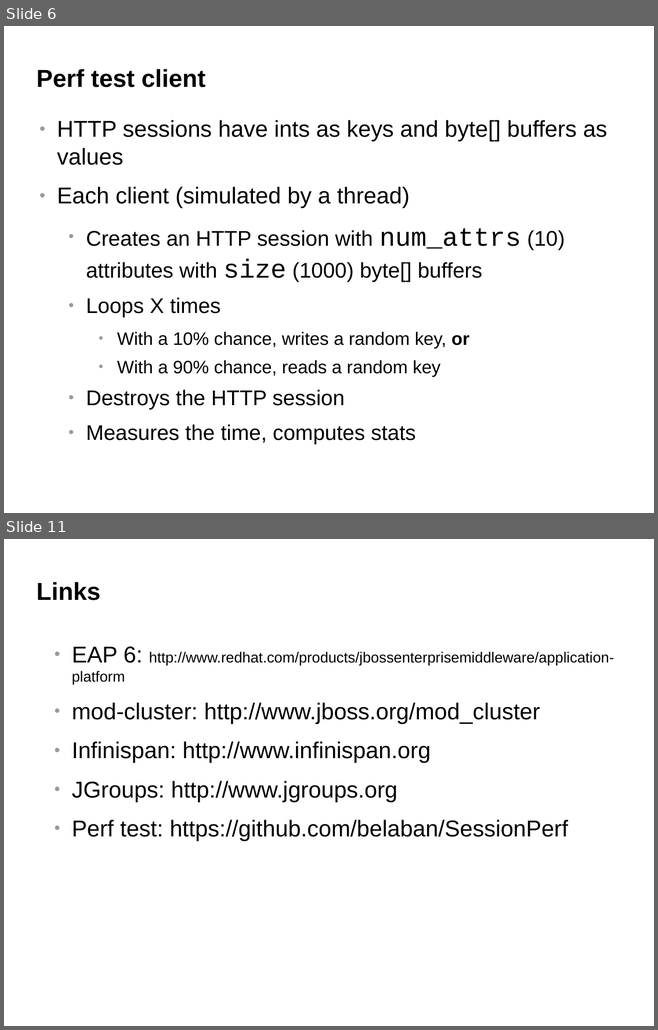
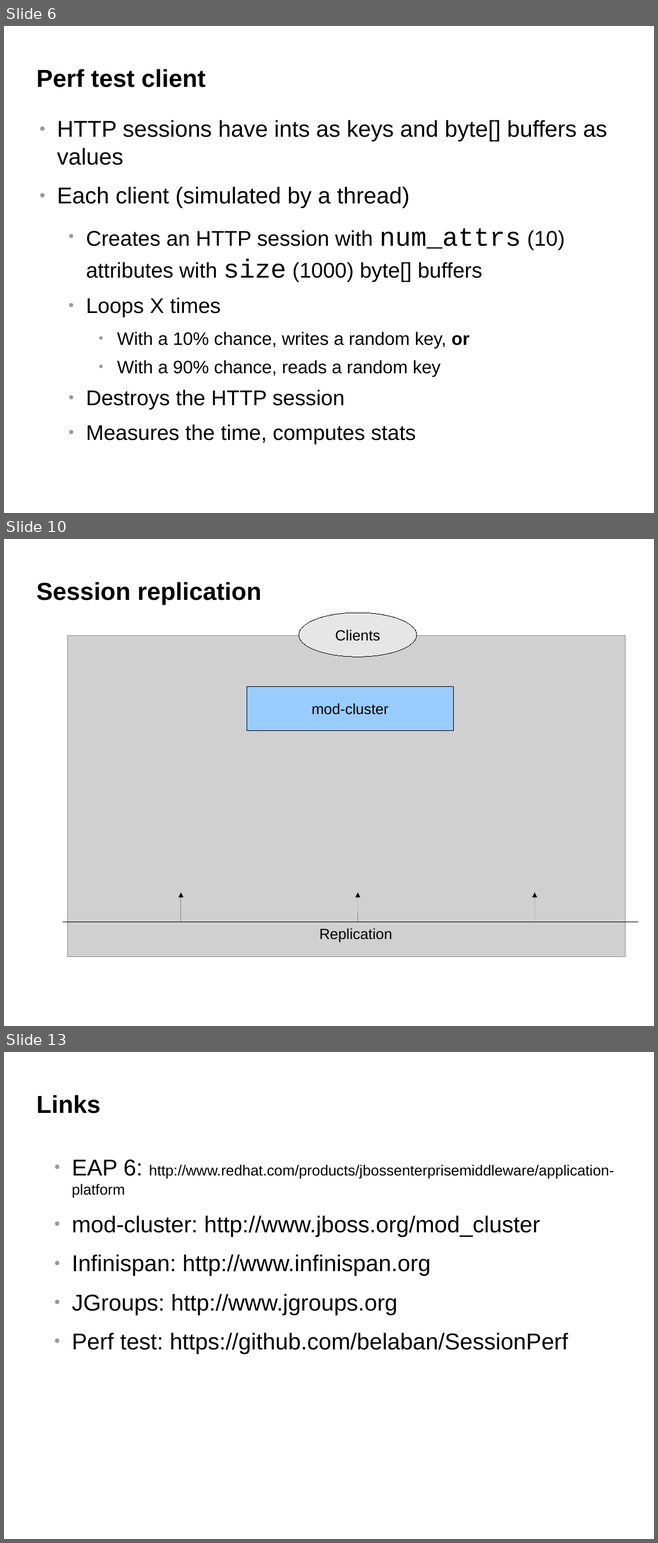
Before and after one commit to belaban/SessionPerf, a slide deck: docs/jbw2012.odp. Shown one above the other, each under a label of ours: slides 6 and 11 before the commit, slides 6, 10 and 13 after it; the slides between them are not shown. The pictures are 658x1030 and 658x1543 pixels, drawn with LibreOffice and Linux fonts; fonts in the diff are those of the drawing; grey boxes stand for pictures; background and template pictures are left out. Boxes give left, top, right and bottom in pixels: in the first picture for what was removed or moved away, otherwise in the second. Text is boxed around its words. In the diff, an @@ line names an element or a change of style, - is before the commit and + after.

```diff
--- a/docs/jbw2012.odp
+++ b/docs/jbw2012.odp
@@ slide 10 added at (x1=4, y1=539, x2=654, y2=1026), background #FFFFFF @@
@@ title added at (x1=36, y1=582, x2=262, y2=605), 30 pt, text #000000, bold @@
+Session replication
@@ ellipse added at (x1=299, y1=613, x2=416, y2=657), fill #E6E6E6, outline #000000 0 pt, 18 pt, text #000000 @@
+Clients
@@ picture added at (x1=68, y1=636, x2=625, y2=957) @@
@@ rectangle added at (x1=247, y1=686, x2=453, y2=730), fill #99CCFF, outline #000000 0 pt, 18 pt, text #000000 @@
+mod-cluster
@@ arrow added from (181, 922) to (181, 893), #000000 0 pt @@
@@ arrow added from (358, 922) to (358, 893), #000000 0 pt @@
@@ arrow added from (535, 922) to (535, 893), #000000 0 pt @@
@@ line added from (63, 922) to (638, 922), #000000 0 pt @@
@@ text added at (x1=319, y1=928, x2=392, y2=943), 18 pt, text #000000 @@
+Replication
@@ what was slide 11 is now slide 13 @@
```
Also in this commit, not shown: 2 slides changed, 4 other slides added, 3 slides removed.
